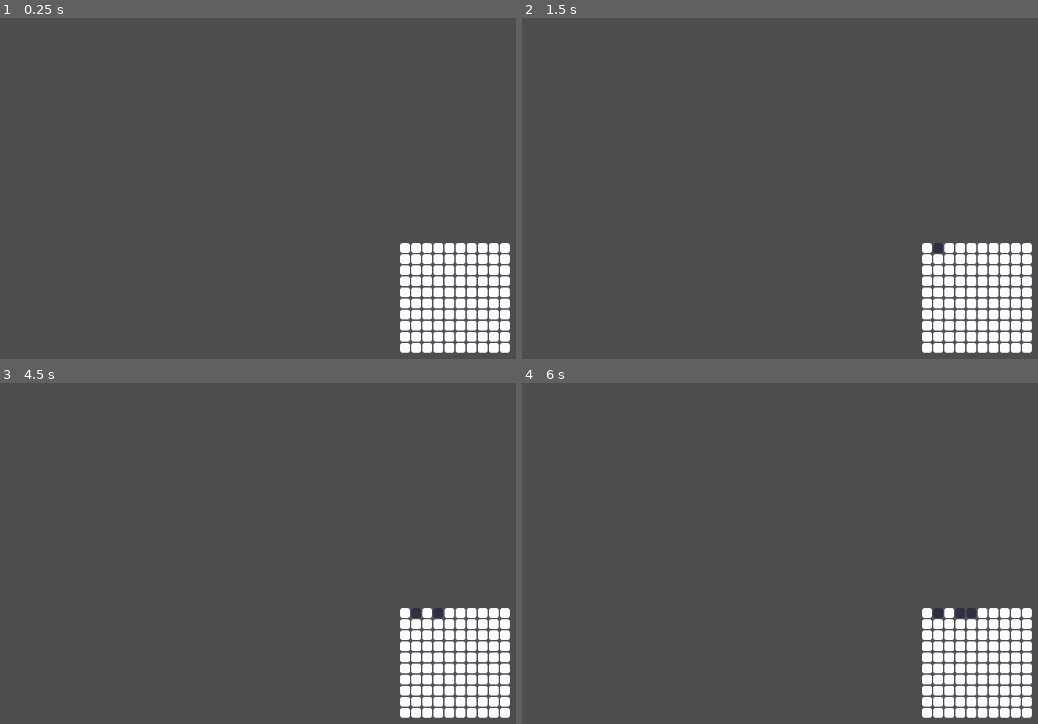
Above: before the commit, frames 1-4 (two rows, left to right).
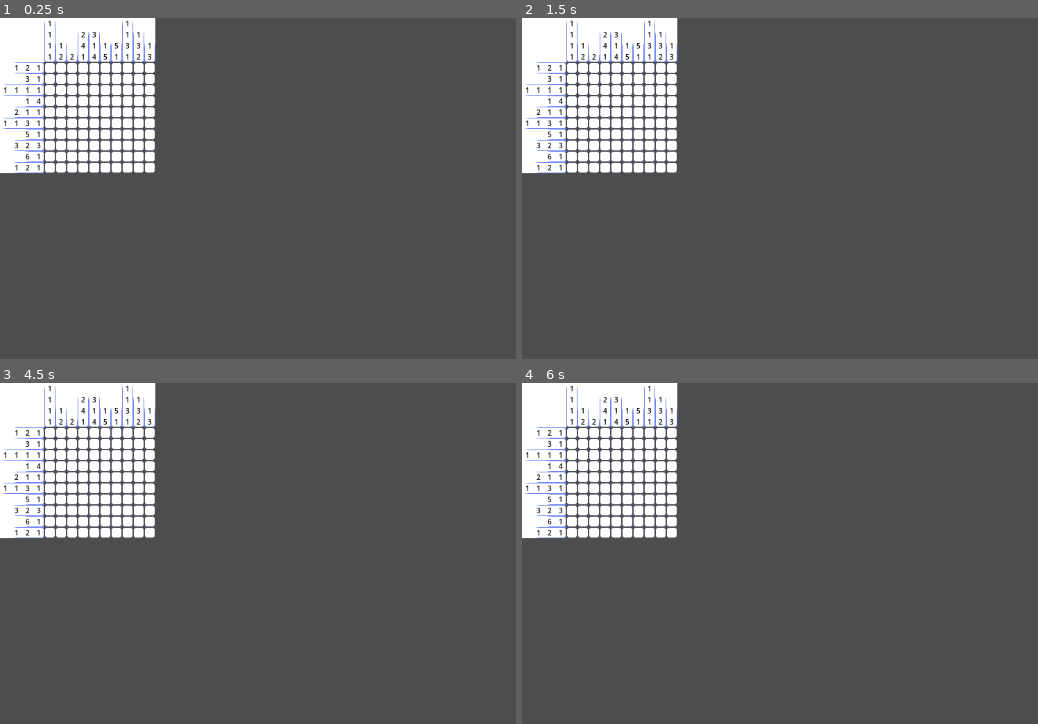
Above: after the commit, the same moments.

Repository: madibye/untitled-nonogram-game
Game: Godot game, scene res://scene/board.tscn
Two runs of this game, one before a commit and one after it. Both use one fixed random seed, a clock stepped at 60 frames per second and the inputs below.
Inputs (mouse positions are in pixels of both pictures, inside the frame that each line leads up to; where the layout moved, square brackets give the same spot in the first picture):
- Up to frame 1 (0.25 s): no input
- Up to frame 2 (1.5 s): click (527, 24) [924, 246] at 0.5 s; click (939, 246) at 1.27 s
- Up to frame 3 (4.5 s): click (15, 389) at 2.02 s; click (428, 611) at 2.77 s; click (25, 389) at 3.52 s; click (438, 611) at 4.27 s
- Up to frame 4 (6 s): click (563, 389) at 5.02 s; click (970, 611) at 5.77 s

The runs differ from the first frame. In frame 1, 18% of the frame differs, in the area x 0-99%, y 0-99%; in frame 2, 18%; in frame 3, 18%; in frame 4, 18%.

Commit message:
grid/square: add row number display

Diff:
--- a/scene/board.tscn
+++ b/scene/board.tscn
@@ -5,11 +5,9 @@
 
 [node name="Board" type="Control"]
 layout_mode = 3
-anchors_preset = 8
-anchor_left = 0.5
-anchor_top = 0.5
-anchor_right = 0.5
-anchor_bottom = 0.5
+anchors_preset = 15
+anchor_right = 1.0
+anchor_bottom = 1.0
 grow_horizontal = 2
 grow_vertical = 2
 script = ExtResource("1_8xjcm")
--- a/scene/square.tscn
+++ b/scene/square.tscn
@@ -22,5 +22,26 @@
 stretch_mode = 0
 script = ExtResource("1_msav0")
 
+[node name="NumLabel" type="RichTextLabel" parent="."]
+layout_mode = 1
+anchors_preset = 8
+anchor_left = 0.5
+anchor_top = 0.5
+anchor_right = 0.5
+anchor_bottom = 0.5
+offset_left = -8.0
+offset_top = -7.0
+offset_right = 8.0
+offset_bottom = 8.0
+grow_horizontal = 2
+grow_vertical = 2
+pivot_offset = Vector2(8, 7)
+mouse_filter = 1
+theme_override_font_sizes/normal_font_size = 10
+theme_override_font_sizes/bold_font_size = 10
+theme_override_font_sizes/italics_font_size = 10
+theme_override_font_sizes/bold_italics_font_size = 10
+theme_override_font_sizes/mono_font_size = 10
+bbcode_enabled = true
+
 [connection signal="gui_input" from="." to="." method="_on_gui_input"]
-[connection signal="pressed" from="." to="." method="_on_pressed"]
--- a/script/board/grid.gd
+++ b/script/board/grid.gd
@@ -1,5 +1,7 @@
 class_name Grid
 extends GridContainer
+
+const SquareState = Square.SquareState
 
 @onready var squares: Array[Square] = []
 @export var rows: int
@@ -11,29 +13,46 @@
 	populate_squares()
 
 func populate_squares(r = rows, c = cols):
+	set_grid_size(r, c)
 	while squares.size() < (rows*cols):
 		squares.append(make_square())
-	for s in squares:
-		add_child(s)
-	set_grid_size(r, c)
 
 	row_numbers = range(rows).map(generate_row_numbers.bind('y'))
 	col_numbers = range(cols).map(generate_row_numbers)
+	var max_rn = row_numbers.map(func(rn): return rn.size()).max()
+	var max_cn = col_numbers.map(func(rn): return rn.size()).max()
+	var adjusted_rows = rows + max_cn
+	set_columns(columns + max_rn)
+	print(max_rn)
+	print(max_cn)
+	print(adjusted_rows)
+	print(columns)
 
-	print(row_numbers)
-	print(col_numbers)
+	for i in range(adjusted_rows * columns):
+		var pos = Vector2((i % columns) - max_rn, floor(i / (columns)) - max_cn)
+		var sq = preload("res://scene/square.tscn").instantiate() as Square
+		sq.set_sq_state(SquareState.BLANK)
+		sq.set_pos(pos.x, pos.y)
+		var filtered = flatten_array([squares, row_numbers, col_numbers]).filter(func(s): return Vector2(s.x_pos, s.y_pos) == pos)
+		if filtered:
+			sq = filtered[0]
+		if sq.get_parent():
+			sq.get_parent().remove_child(sq)
+		add_child(sq)
+	return
 
 func make_square() -> Square:
 	var sq = preload("res://scene/square.tscn").instantiate() as Square
-	sq.set_pos(squares.size() % 10, floor(squares.size() / 10))
+	sq.set_pos(squares.size() % cols, floor(squares.size() / cols))
+	print(squares.size() % cols, floor(squares.size() / cols))
 	return sq
 
 func set_grid_size(r, c) -> void:
 	rows = r
 	cols = c
-	set_columns(cols)
+	set_columns(c)
 
-func generate_row_numbers(row, pos_identifier: String = 'x'):
+func generate_row_numbers(row, pos_identifier: String = 'x') -> Array:
 	var relevant_squares = squares.filter(
 		func(sq: Square): return sq.get('%s_pos' % pos_identifier) == row)
 	var rn = []
@@ -47,4 +66,31 @@
 		last_was_filled = true
 	if not rn:
 		rn.push_back(0)
-	return rn
+	var side_facing = pos_identifier.contains('y')
+	var enum_offset = 4 if side_facing else 0
+	var opposite_letter = 'x' if side_facing else 'y'
+	var rn_squares = rn.map(func(r):
+		var sq: Square = preload("res://scene/square.tscn").instantiate() as Square
+		sq.set_sq_state(SquareState.BLUE_LINES + enum_offset)
+		sq.set_label_text("[center][color=#000000]%s[/color][/center]" % r)
+		sq.set('%s_pos' % pos_identifier, row)
+		return sq
+	)
+	rn_squares[0].set_sq_state(SquareState.FADING_BLUE_LINES + enum_offset)
+	rn_squares[-1].set_sq_state((SquareState.BOTTOM_FADING_BLUE_LINES if rn_squares.size() == 1 else \
+								 SquareState.BOTTOM_BLUE_LINES) + enum_offset)
+	for i in range(rn_squares.size()):
+		rn_squares[i].set('%s_pos' % opposite_letter, i - rn_squares.size())
+	return rn_squares
+
+func find_square_from_pos(list, pos):
+	return list.filter(func(i): return Vector2(i.x_pos, i.y_pos) == pos)
+
+func flatten_array(list) -> Array:
+	var ret_list = []
+	for i in list:
+		if i is Array:
+			ret_list.append_array(flatten_array(i))
+		else:
+			ret_list.append(i)
+	return ret_list
--- a/script/board/square.gd
+++ b/script/board/square.gd
@@ -1,35 +1,36 @@
 class_name Square
 extends TextureButton
 
-enum SquareState {NORMAL, X_MARKED, O_MARKED, REVEALED, FADING_BLUE_LINES, BLUE_LINES, BOTTOM_BLUE_LINES, BLANK}
+enum SquareState {NORMAL, X_MARKED, O_MARKED, REVEALED, FADING_BLUE_LINES, BLUE_LINES, BOTTOM_BLUE_LINES,
+				  BOTTOM_FADING_BLUE_LINES, SIDE_FADING_BLUE_LINES, SIDE_BLUE_LINES, SIDE_BOTTOM_BLUE_LINES,
+				  SIDE_BOTTOM_FADING_BLUE_LINES, BLANK}
 
 var x_pos = 0
 var y_pos = 0
 
-@onready var is_filled = bool(randi() % 2)
+var is_filled = bool(randi() % 2)
 @onready var revealed = false
 @onready var sq_state = SquareState.NORMAL
-@onready var clickable = true
 
 func _on_gui_input(event: InputEvent):
-	if not clickable or not event is InputEventMouseButton or (
+	if (x_pos < 0 or y_pos < 0) or (
+		not event is InputEventMouseButton) or (
 		not event.pressed
 	):
 		return
-	print(is_filled)
 	set_sq_state({
 		1: sq_state if not is_filled else SquareState.REVEALED, 2: SquareState.X_MARKED,
-	}.get(event.button_index, SquareState.O_MARKED) if not sq_state == SquareState.REVEALED else SquareState.REVEALED)
+	}.get(event.button_index, SquareState.O_MARKED) if sq_state <= SquareState.O_MARKED else sq_state)
 
-func set_sq_state(state: SquareState, rotate: int = 0):
+func set_sq_state(state: SquareState):
 	sq_state = state
-	update_texture_region(rotate)
+	update_texture_region()
 
 func set_pos(x, y):
 	x_pos = x
 	y_pos = y
 
-func update_texture_region(rotate: int = 0):
+func update_texture_region():
 	# All of the texture mapping math happens here.
 	var region_size: Vector2 = texture_normal.region.size
 	var atlas_size: Vector2 = texture_normal.atlas.get_size()
@@ -37,4 +38,6 @@
 		int(sq_state * region_size.x) % int(atlas_size.x),
 		floor((sq_state * region_size.x) / atlas_size.x) * region_size.x,
 		region_size.x, region_size.y)
-	rotation_degrees = rotate
+
+func set_label_text(text: String):
+	$NumLabel.text = text
Binary file changed: tex/squares.png
